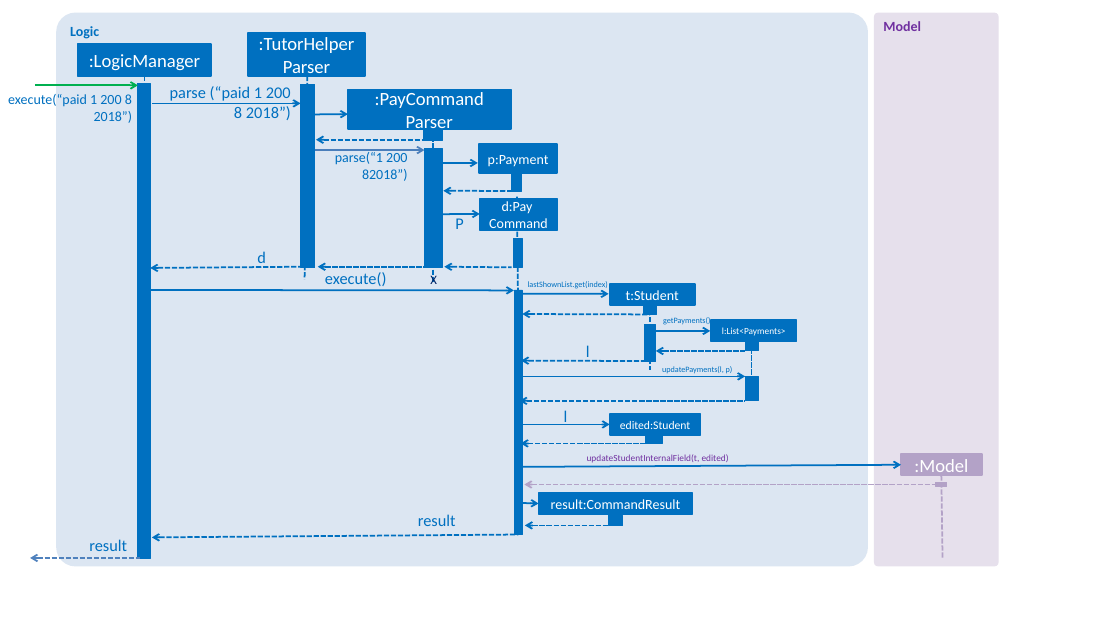
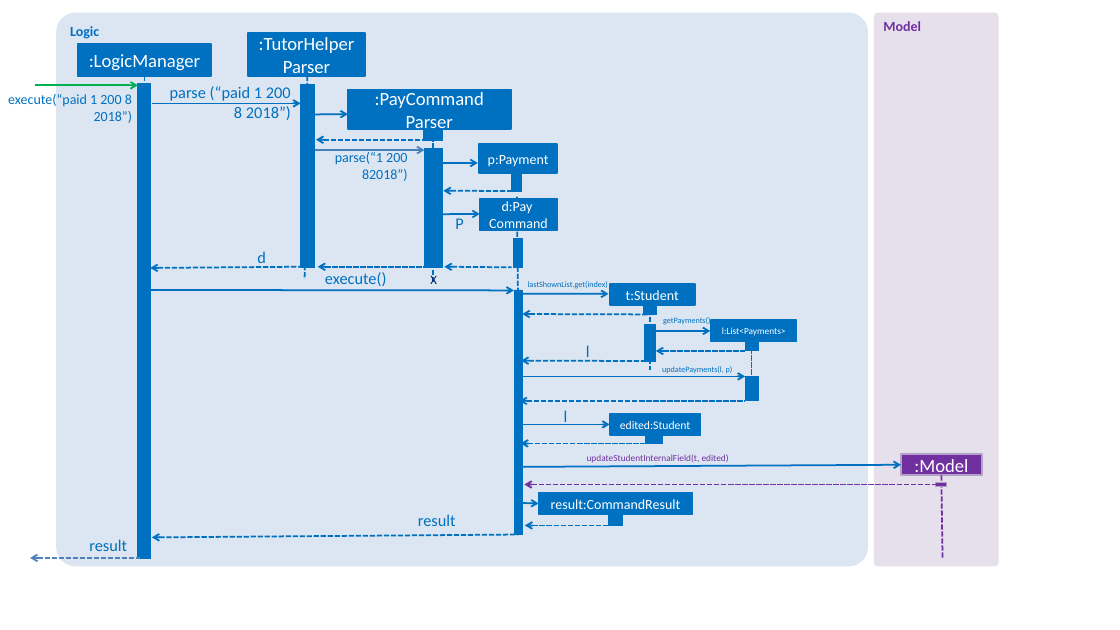
Before and after one commit to ongyz/main, a slide deck: slide 1 of docs/diagrams/EditPaymentSequenceDiagram.pptx. Drawn at 1120x630 pixels with LibreOffice and Linux fonts; fonts in the diff are those of the drawing. Boxes give left, top, right and bottom in pixels: in the first picture for what was removed or moved away, otherwise in the second. Text is boxed around its words. In the diff, an @@ line names an element or a change of style, - is before the commit and + after.

```diff
--- a/docs/diagrams/EditPaymentSequenceDiagram.pptx
+++ b/docs/diagrams/EditPaymentSequenceDiagram.pptx
@@ rectangle ":Model" at (902,455,982,476): fill #B3A2C7 to #7030A0 @@
@@ line (942, 476) - (943, 559): stroke #B3A2C7 1.5 pt dashed to #7030A0 1.5 pt dashed @@
@@ arrow (524, 485) - (942, 485): stroke #B3A2C7 1.5 pt dashed to #7030A0 1.5 pt dashed @@
@@ rectangle at (936,482,947,486): fill #B3A2C7 to #7030A0 @@
```
Also in this commit, not shown: 2 other files.
